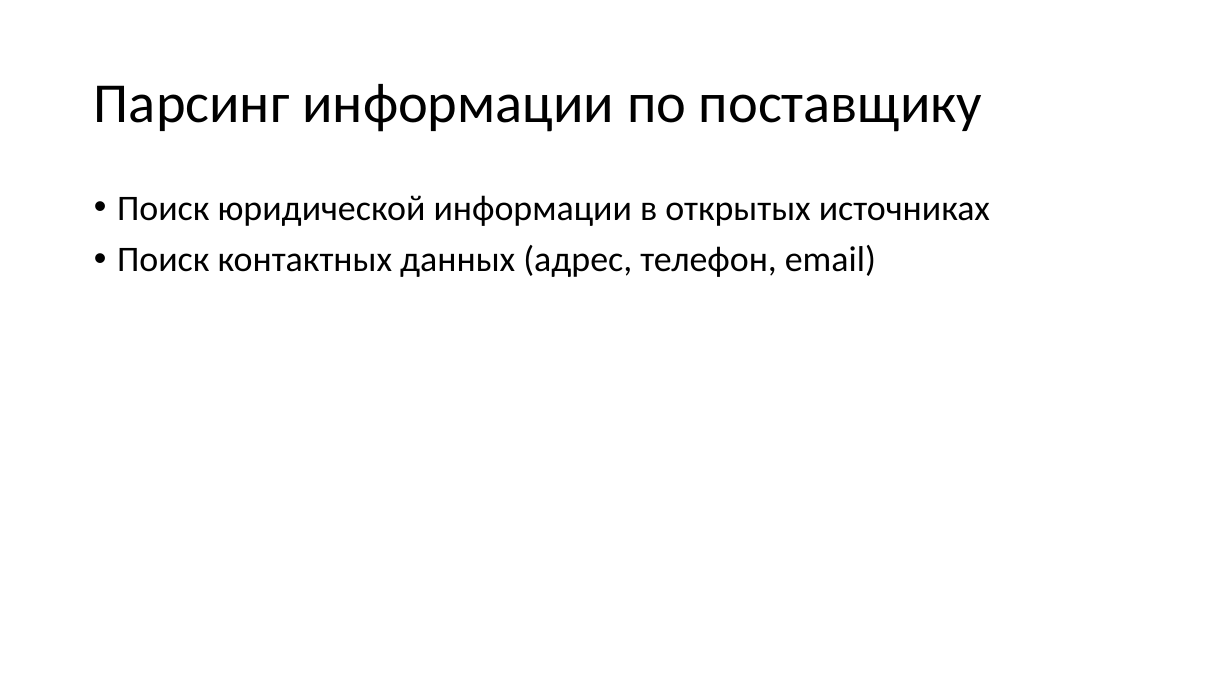
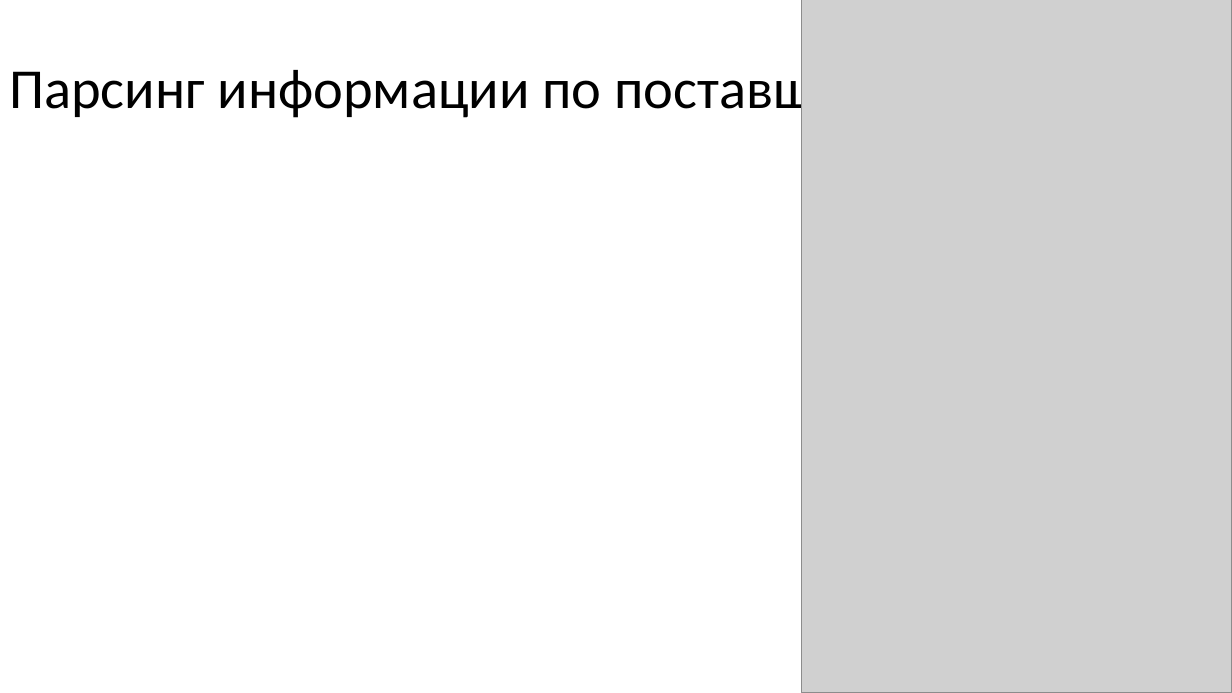
Before and after one commit to KsQRooW/-hackathon-serverchallenge, a slide deck: slide 6 of docs/checkpoint2.pptx (slide 7 before the commit). Drawn at 1232x693 pixels with LibreOffice and Linux fonts; fonts in the diff are those of the drawing; grey boxes stand for pictures. Boxes give left, top, right and bottom in pixels: in the first picture for what was removed or moved away, otherwise in the second. Text is boxed around its words. In the diff, an @@ line names an element or a change of style, - is before the commit and + after.

```diff
--- a/docs/checkpoint2.pptx
+++ b/docs/checkpoint2.pptx
@@ title "Парсинг информации по поставщику" rewrapped from box(94, 84, 982, 132) to box(9, 60, 897, 121) @@
@@ picture added at box(801, 0, 1232, 693) @@
@@ text removed at box(117, 195, 990, 277) @@
-• Поиск юридической информации в открытых источниках
-• Поиск контактных данных (адрес, телефон, email)
```
Also in this commit, not shown: 1 other slide changed, 9 slides added, 6 slides removed, 1 other file.
